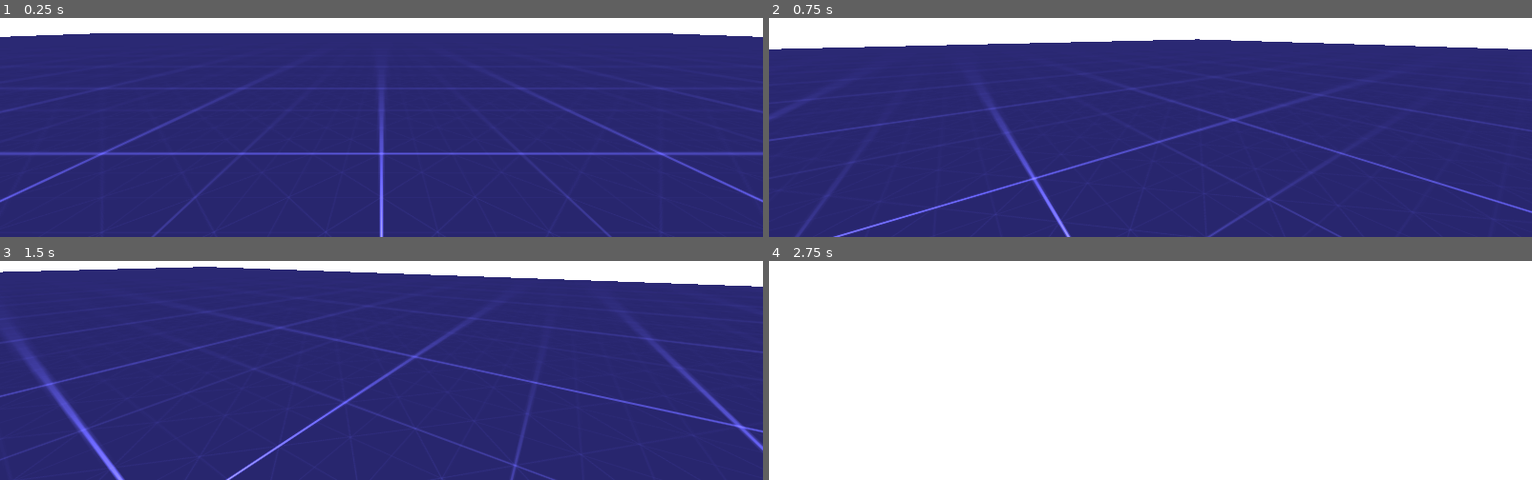
Above: before the commit, frames 1-4 (two rows, left to right).
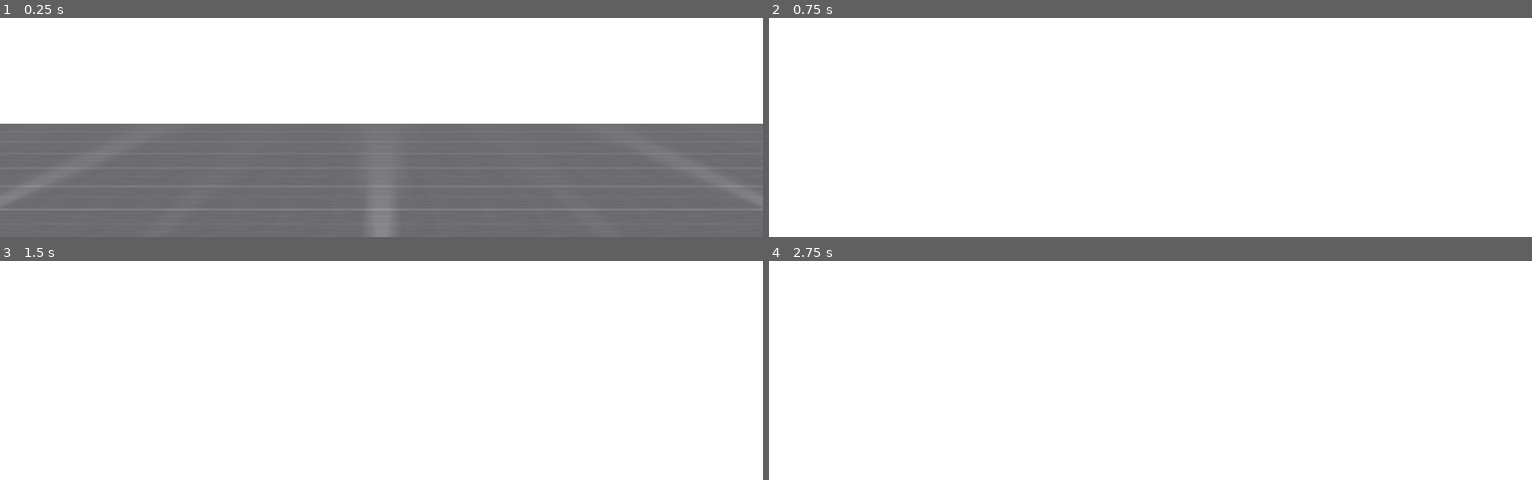
Above: after the commit, the same moments.

Repository: lethalgem/godot-wild-jam-81
Game: Godot game, scene res://scenes/movement_test.tscn
Two runs of this game, one before a commit and one after it. Both use one fixed random seed, a clock stepped at 60 frames per second and the inputs below.
Inputs (mouse positions are in pixels of both pictures, inside the frame that each line leads up to):
- Up to frame 1 (0.25 s): no input
- Up to frame 2 (0.75 s): tap Enter at 0.5 s; move the mouse to (1188, 22) at 0.52 s; hold W (move_forward) from 0.53 s (still down)
- Up to frame 3 (1.5 s): keep holding W (move_forward); move the mouse to (343, 267) at 1.27 s
- Up to frame 4 (2.75 s): keep holding W (move_forward); move the mouse to (outside the picture) at 2.02 s

The runs differ from the first frame. In frame 1, 93% of the frame differs, in the area x 0-100%, y 6-100%; in frame 2, 88%; in frame 3, 94%, in the area x 0-100%, y 2-100%; in frame 4, nothing differs.

Commit message:
Lightning Manager

Diff:
--- /dev/null
+++ b/environments/dark_env.tres
@@ -0,0 +1,4 @@
+[gd_resource type="Environment" format=3 uid="uid://dwmeb5ekydwco"]
+
+[resource]
+background_mode = 1
--- /dev/null
+++ b/scenes/lighting_test.tscn
@@ -0,0 +1,25 @@
+[gd_scene load_steps=4 format=3 uid="uid://fosfuwcbck3u"]
+
+[ext_resource type="Environment" uid="uid://dwmeb5ekydwco" path="res://environments/dark_env.tres" id="1_w07b1"]
+[ext_resource type="PackedScene" uid="uid://d26qs8etihkmt" path="res://scenes/player_3d.tscn" id="2_c4ibi"]
+[ext_resource type="Script" uid="uid://c86h316umyl25" path="res://scenes/lightning_manager.gd" id="3_c4ibi"]
+
+[node name="LightningTest" type="Node3D"]
+
+[node name="WorldEnvironment" type="WorldEnvironment" parent="."]
+environment = ExtResource("1_w07b1")
+
+[node name="Player3D" parent="." instance=ExtResource("2_c4ibi")]
+transform = Transform3D(1, 0, 0, 0, 1, 0, 0, 0, 1, 0, 1, 0)
+
+[node name="CSGBox3D" type="CSGBox3D" parent="."]
+transform = Transform3D(60, 0, 0, 0, 1, 0, 0, 0, 5, 0, -0.5, 0)
+use_collision = true
+
+[node name="LightningManager" type="Node3D" parent="." node_paths=PackedStringArray("directional_light")]
+script = ExtResource("3_c4ibi")
+directional_light = NodePath("DirectionalLight3D")
+
+[node name="DirectionalLight3D" type="DirectionalLight3D" parent="LightningManager"]
+transform = Transform3D(1, 0, 0, 0, -0.840103, 0.542427, 0, -0.542427, -0.840103, 0, 0, 0)
+light_energy = 2.0
--- /dev/null
+++ b/scenes/lightning_manager.gd
@@ -0,0 +1,14 @@
+class_name Lightning_Manager extends Node3D
+
+@export var directional_light : DirectionalLight3D
+
+func _ready():
+	show_lightning()
+
+func show_lightning():
+	directional_light.light_energy = 2.0
+	get_tree().create_timer(2.0).timeout.connect(hide_lightning)
+
+func hide_lightning():
+	directional_light.light_energy = 0.0
+	get_tree().create_timer(2.0).timeout.connect(show_lightning)
--- a/scenes/movement_test.tscn
+++ b/scenes/movement_test.tscn
@@ -5,7 +5,7 @@
 
 [sub_resource type="Environment" id="Environment_755td"]
 background_mode = 1
-background_color = Color(0.422259, 0.403771, 1, 1)
+background_color = Color(1, 1, 1, 1)
 background_energy_multiplier = 4.47
 
 [node name="MovementTest" type="Node3D"]
@@ -13,7 +13,7 @@
 [node name="CharacterBody3D" parent="." instance=ExtResource("1_08uda")]
 
 [node name="CSGBox3D" type="CSGBox3D" parent="."]
-transform = Transform3D(50, 0, 0, 0, 1, 0, 0, 0, 50, 0, -0.5, 0)
+transform = Transform3D(50, 0, 0, 0, 1, 0, 0, 0, 5, 0, -0.5, 0)
 use_collision = true
 material = ExtResource("3_gdjh5")
 
--- a/scripts/player_cam.gd
+++ b/scripts/player_cam.gd
@@ -1,6 +1,6 @@
 class_name PlayerCam extends Camera3D
 
-@export var camera_rotation_sensitivity := 100
+@export var camera_rotation_sensitivity := 250
 var camera_invert_on := false
 
 func _ready():
Not shown, added: scenes/lightning_manager.gd.uid
